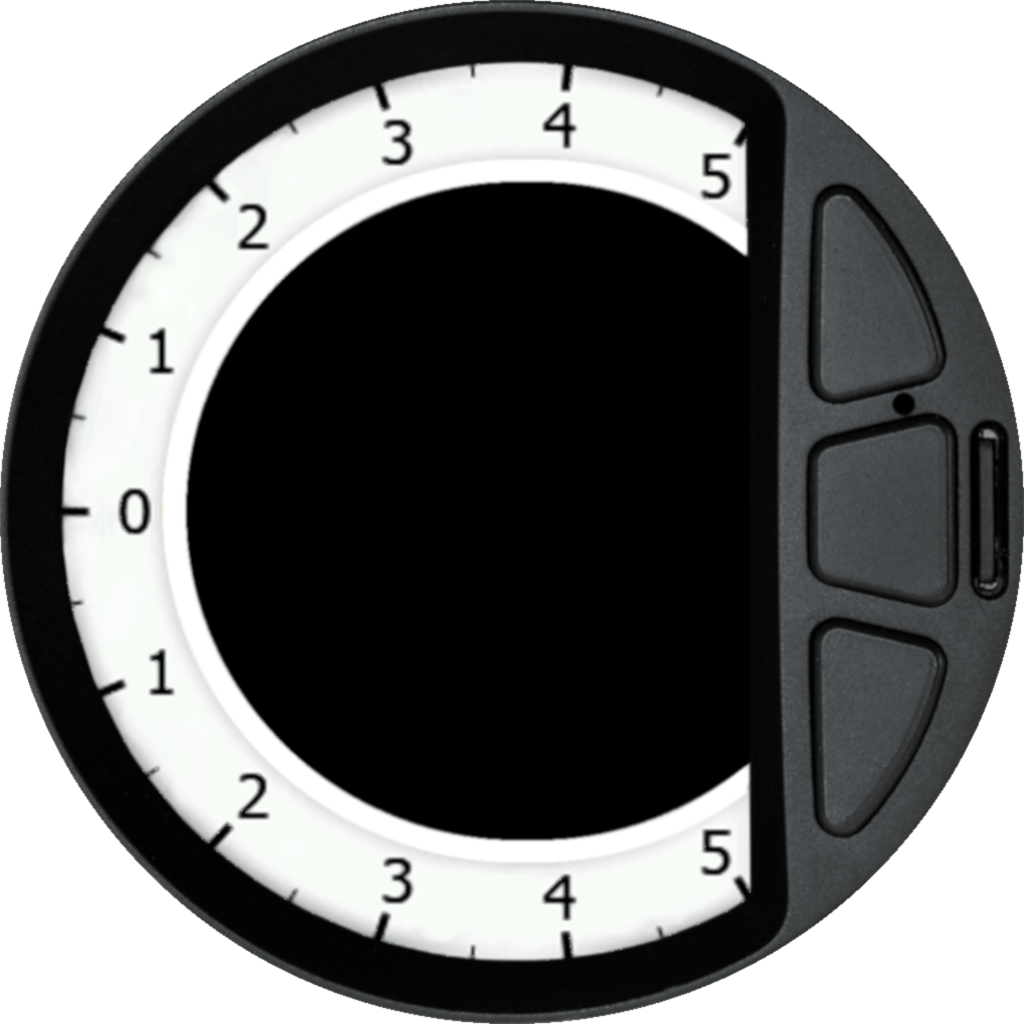
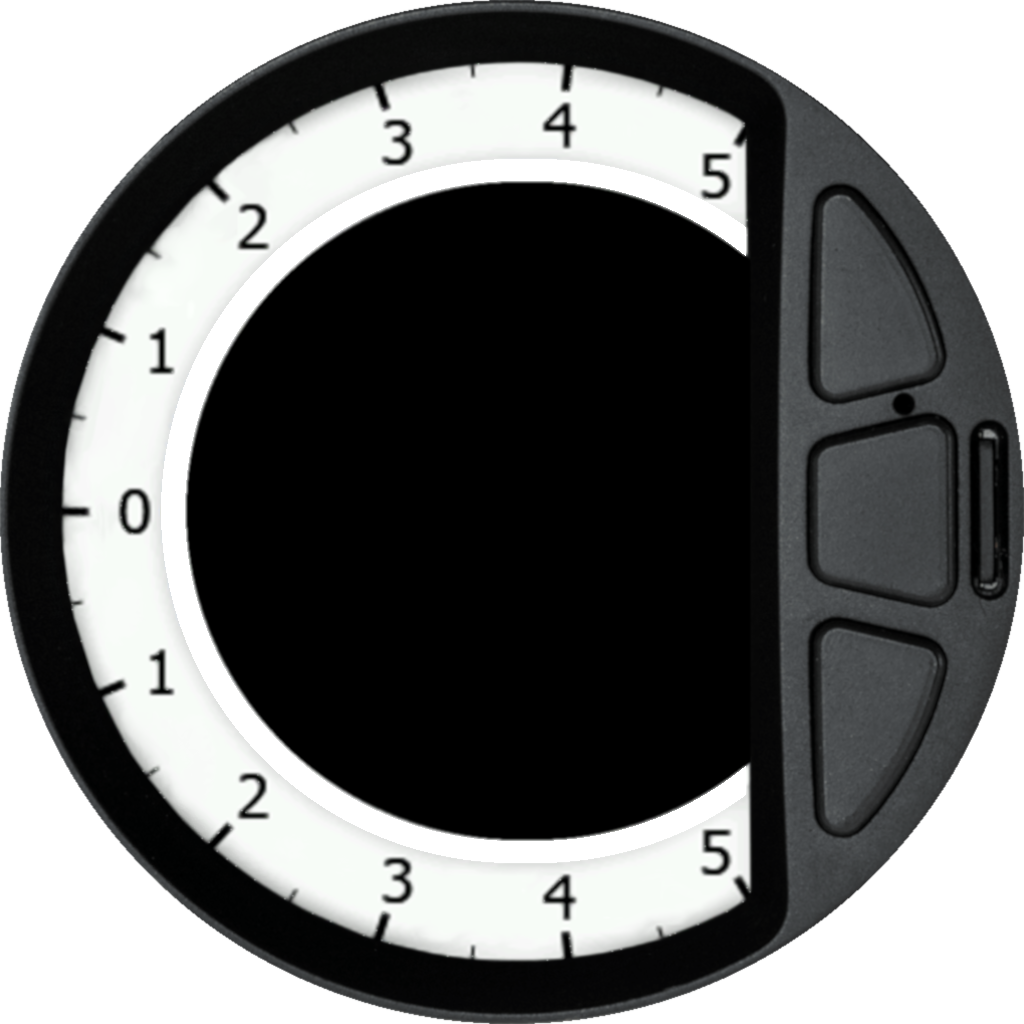
Layered file, before and after one edit (1024 × 1024). Changes by layer:
painted on "ls100_bg_original.png" over [161, 159, 746, 863]
